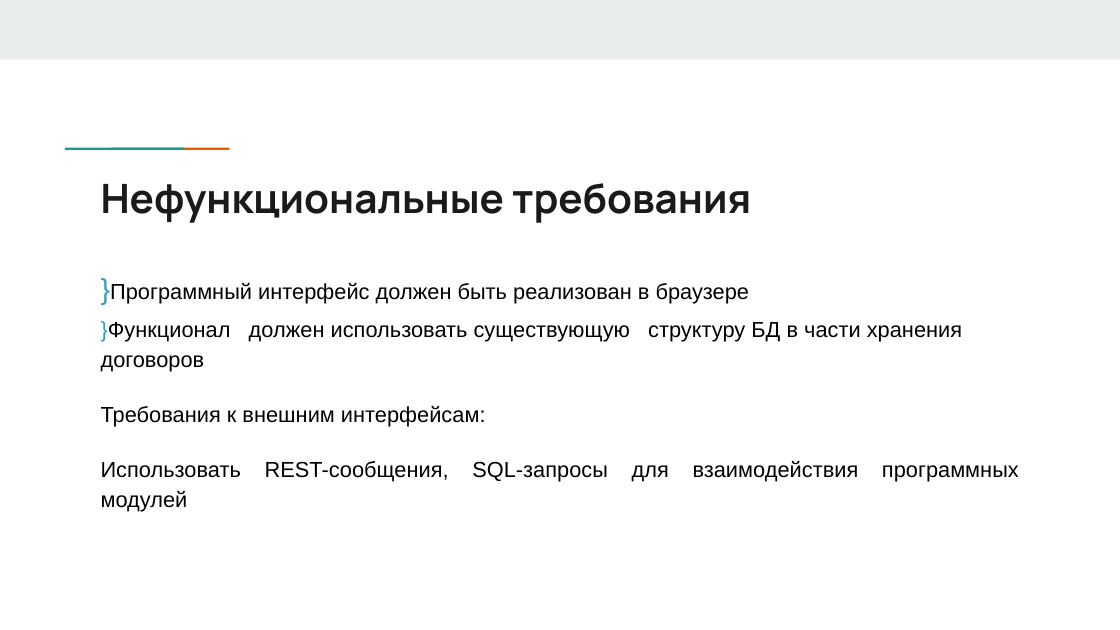
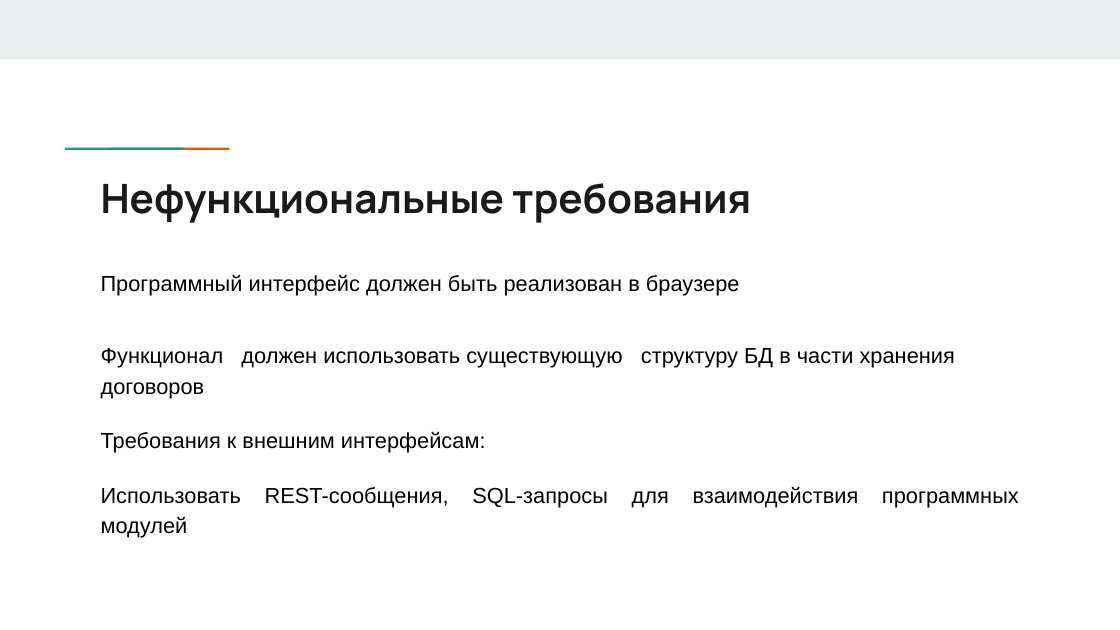
Before and after one commit to DaNkOMeN/MyDiplom, a slide deck: slide 10 of Последняя версия презентации.pptx (slide 11 before the commit). Drawn at 1120x630 pixels with LibreOffice and Linux fonts; fonts in the diff are those of the drawing. Boxes give left, top, right and bottom in pixels: in the first picture for what was removed or moved away, otherwise in the second. Text is boxed around its words. In the diff, an @@ line names an element or a change of style, - is before the commit and + after.

```diff
--- a/Последняя версия презентации.pptx
+++ b/Последняя версия презентации.pptx
@@ text at (x1=101, y1=274, x2=955, y2=398): text changed @@
-}Программный интерфейс должен быть реализован в браузере
-}Функционал должен использовать существующую структуру БД в части хранения договоров
+Программный интерфейс должен быть реализован в браузере
+Функционал должен использовать существующую структуру БД в части хранения договоров
```
Also in this commit, not shown: 5 other slides changed, 4 slides added, 4 slides removed, 3 other files.
